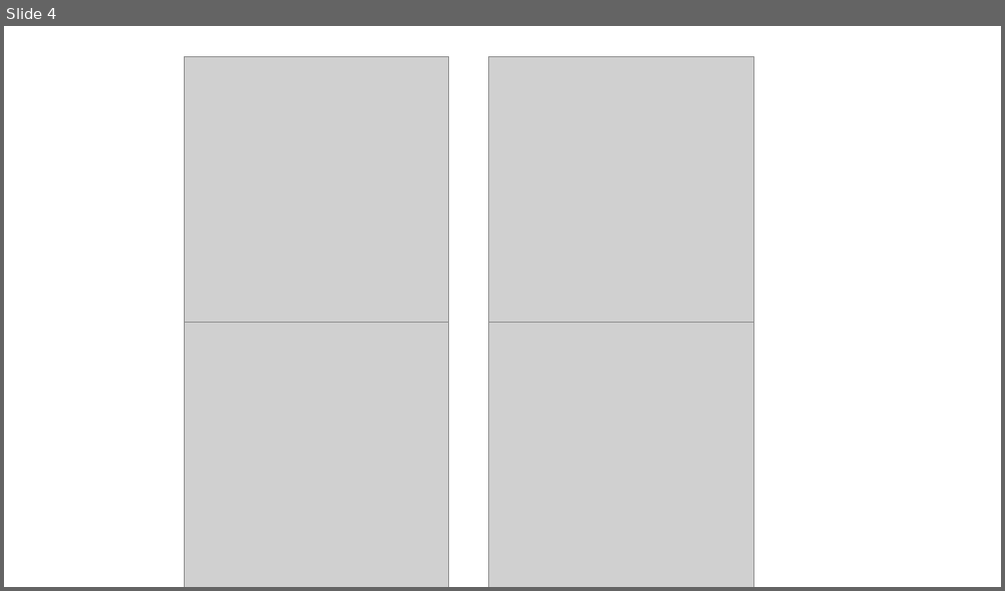
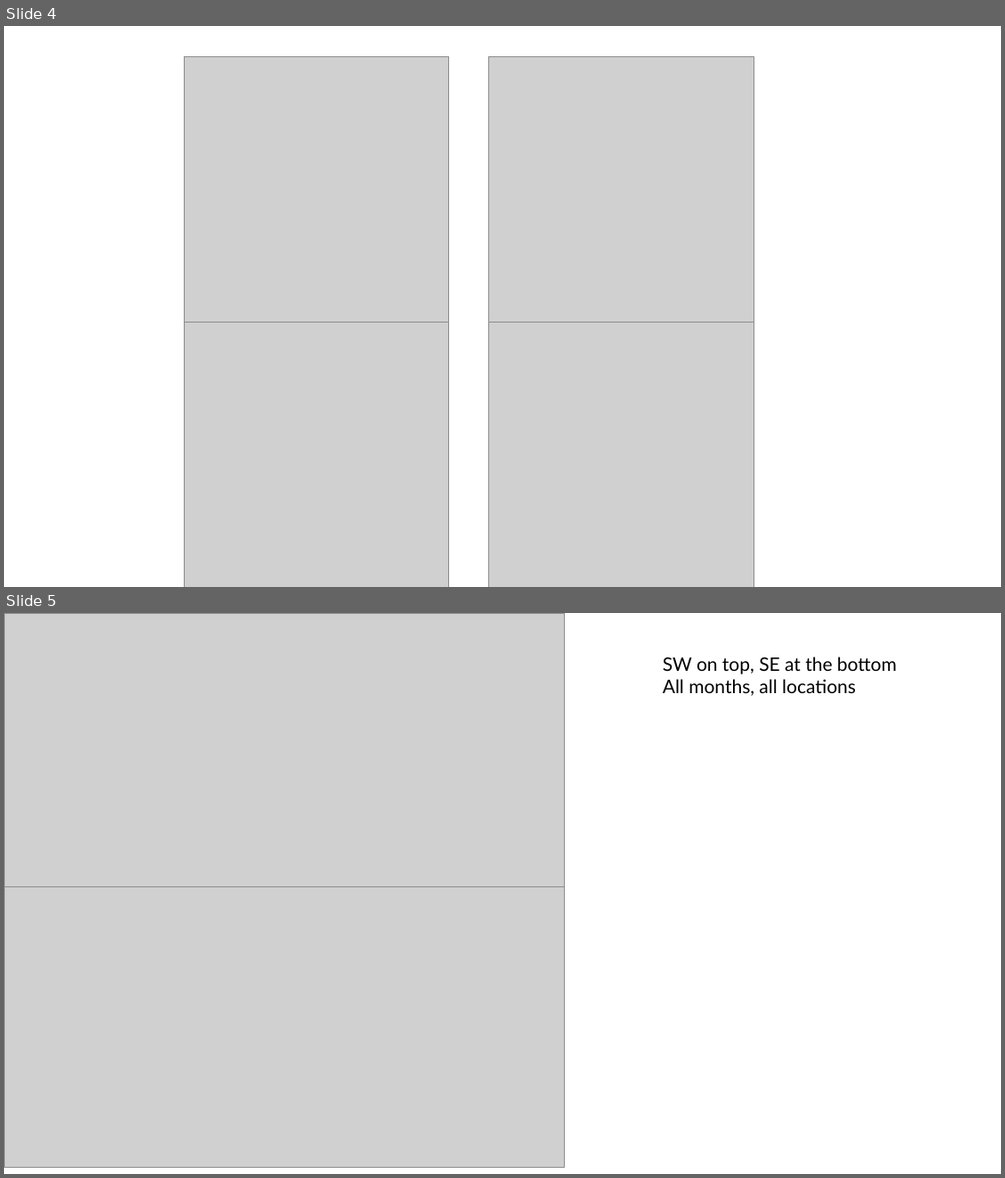
Before and after one commit to reetamm/SPECD, a slide deck: SPQR spacetime model fit metrics.pptx. Shown one above the other, each under a label of ours: slide 4 before the commit, slides 4 and 5 after it. The pictures are 1005x591 and 1005x1178 pixels, drawn with LibreOffice and Linux fonts; fonts in the diff are those of the drawing; grey boxes stand for pictures. Boxes give left, top, right and bottom in pixels: in the first picture for what was removed or moved away, otherwise in the second. Text is boxed around its words. In the diff, an @@ line names an element or a change of style, - is before the commit and + after.

```diff
--- a/SPQR spacetime model fit metrics.pptx
+++ b/SPQR spacetime model fit metrics.pptx
@@ slide 5 added at [4,613,1001,1174], background #FFFFFF @@
@@ picture added at [4,613,565,893] @@
@@ text added at [663,657,897,696], 18 pt, text #000000 @@
+SW on top, SE at the bottom
+All months, all locations
@@ picture added at [4,887,565,1167] @@
```
Also in this commit, not shown: 1 other slide added, 9 other files.
